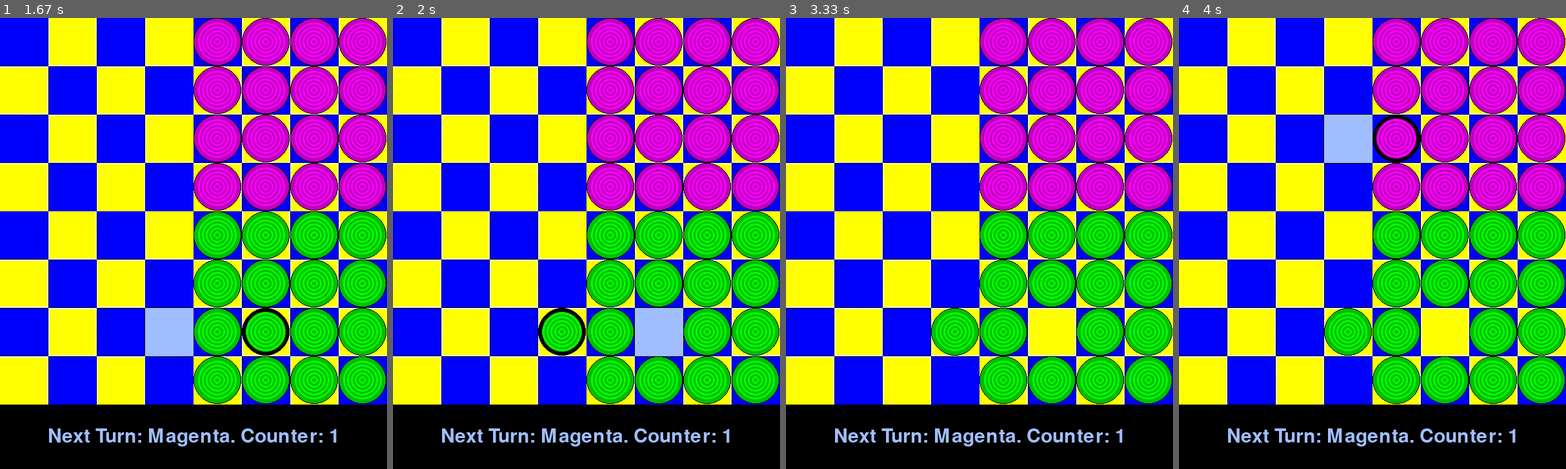
Above: before the commit, frames 1-4 (left to right).
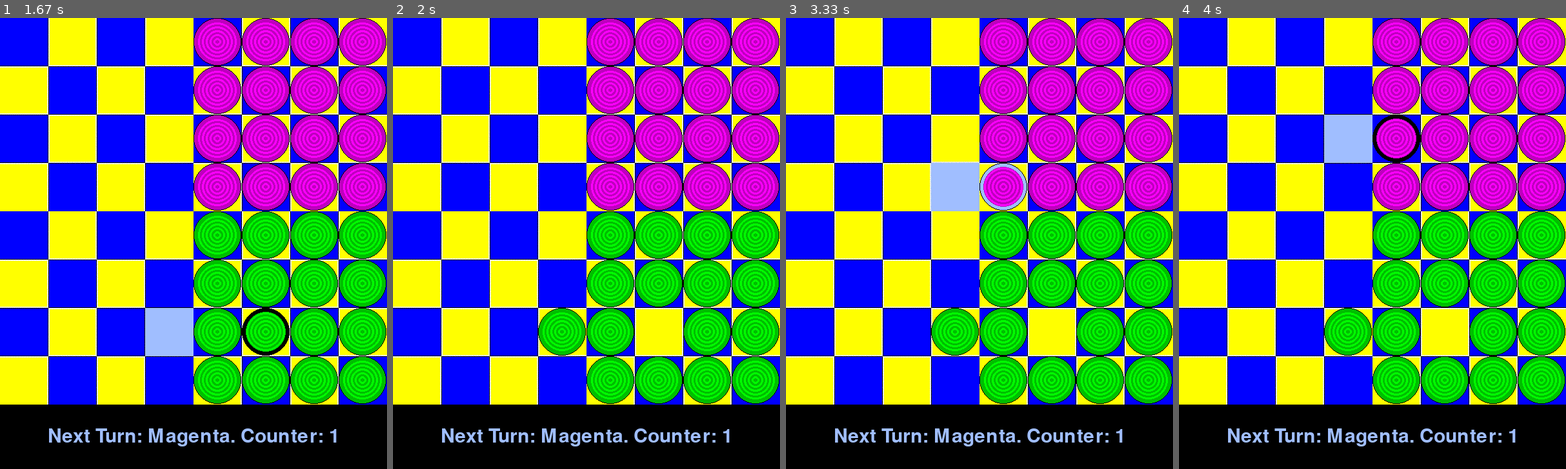
Above: after the commit, the same moments.

Repository: Patlatus/Pygame-Overcrowded-Trolleybus
Game: pygame game, started from main.py
Two runs of this game, one before a commit and one after it. Both use one fixed random seed, a clock stepped at 60 frames per second and the inputs below.
Inputs (mouse positions are in pixels of both pictures, inside the frame that each line leads up to):
- Up to frame 1 (1.67 s): click (193, 243) at 0.38 s; tap Esc at 0.67 s; click (131, 220) at 1.05 s; click (286, 347) at 1.38 s
- Up to frame 2 (2 s): click (582, 329) at 1.72 s
- Up to frame 3 (3.33 s): click (1010, 207) at 3.12 s
- Up to frame 4 (4 s): click (1504, 207) at 3.45 s; click (1411, 126) at 3.78 s

Frame 1 is identical in both runs. In frame 2, 1.6% of the frame differs, in the area x 37-75%, y 64-75%; in frame 3, 1.6%; in frame 4, nothing differs.

Commit message:
Make board methods static; add travelled check to avoid backward moves; clean board file implementation; end turn when there are no other hops except backwards; remove commented method from ai

Diff:
--- a/ai.py
+++ b/ai.py
@@ -101,26 +101,6 @@
             if b.on_board(hop) and b.location(hop).occupant is None and b.location(step).occupant is not None:
                 result.append(dir)
         return result
-
-    """def build_rec(self, pos, travelled, helpers, opponent_helpers):
-        best_score = None
-        best_result = []
-        hops = self.hops(pos)
-        if len(hops) == 0:
-            return []
-        for hop in hops:
-            x, y = rel2(pos, hop)
-            if not travelled[x][y]:
-                travelled[x][y] = True
-                current_result = [hop]
-                current_result += self.build_rec((x, y), travelled, helpers, opponent_helpers)
-                travelled[x][y] = False
-                score = self.evaluate(pos, current_result, helpers, opponent_helpers)
-                if best_score is None:
-                    best_score = score
-                    best_result = current_result
-
-        return best_result"""
 
     def at_home(self, pos):
         x, y = pos
--- a/board.py
+++ b/board.py
@@ -17,87 +17,97 @@
 SOUTH = (0, 1)
 WEST = (-1, 0)
 
+
+def rel(dir, pixel):
+    """
+    Returns the coordinates one square in a different direction to (x,y).
+
+    ===DOCTESTS===
+
+    >>> board = Board()
+
+    >>> rel(NORTH, (1,2))
+    (1,1)
+
+    >>> rel(SOUTH, (3,4))
+    (3,5)
+
+    >>> rel(EAST, (3,6))
+    (3,5)
+
+    >>> rel(WEST, (2,5))
+    (1,5)
+    """
+    x, y = pixel
+    dx, dy = dir
+    return x + dx, y + dy
+
+
+def new_board():
+    """
+    Create a new board matrix.
+    """
+
+    # initialize squares and place them in matrix
+
+    matrix = [[None] * 8 for i in range(8)]
+
+    for x in range(8):
+        for y in range(8):
+            if (x % 2 != 0) and (y % 2 == 0):
+                matrix[y][x] = Square(WHITE)
+            elif (x % 2 != 0) and (y % 2 != 0):
+                matrix[y][x] = Square(BLACK)
+            elif (x % 2 == 0) and (y % 2 != 0):
+                matrix[y][x] = Square(WHITE)
+            elif (x % 2 == 0) and (y % 2 == 0):
+                matrix[y][x] = Square(BLACK)
+
+    # initialize the pieces and put them in the appropriate squares
+
+    for x in range(4, 8):
+        for y in range(4):
+            matrix[x][y].occupant = Piece(MAGENTA)
+        for y in range(4, 8):
+            matrix[x][y].occupant = Piece(GREEN)
+
+    return matrix
+
+
+def board_string(board):
+    """
+    Takes a board and returns a matrix of the board space colors. Used for testing new_board()
+    """
+
+    board_string = [[None] * 8] * 8
+
+    for x in range(8):
+        for y in range(8):
+            if board[x][y].color == WHITE:
+                board_string[x][y] = "WHITE"
+            else:
+                board_string[x][y] = "BLACK"
+
+    return board_string
+
+
+def adjacent(pixel):
+    """
+    Returns a list of squares locations that are adjacent (on a diagonal) to (x,y).
+    """
+    x, y = pixel
+
+    return [rel(NORTH, (x, y)), rel(EAST, (x, y)), rel(WEST, (x, y)), rel(SOUTH, (x, y))]
+
+
 class Board:
     def __init__(self):
-        self.matrix = self.new_board()
-
-    def new_board(self):
-        """
-        Create a new board matrix.
-        """
-
-        # initialize squares and place them in matrix
-
-        matrix = [[None] * 8 for i in range(8)]
-
-        for x in range(8):
-            for y in range(8):
-                if (x % 2 != 0) and (y % 2 == 0):
-                    matrix[y][x] = Square(WHITE)
-                elif (x % 2 != 0) and (y % 2 != 0):
-                    matrix[y][x] = Square(BLACK)
-                elif (x % 2 == 0) and (y % 2 != 0):
-                    matrix[y][x] = Square(WHITE)
-                elif (x % 2 == 0) and (y % 2 == 0):
-                    matrix[y][x] = Square(BLACK)
-
-        # initialize the pieces and put them in the appropriate squares
-
-        for x in range(4, 8):
-            for y in range(4):
-                matrix[x][y].occupant = Piece(MAGENTA)
-            for y in range(4, 8):
-                matrix[x][y].occupant = Piece(GREEN)
-
-        return matrix
-
-    def board_string(self, board):
-        """
-        Takes a board and returns a matrix of the board space colors. Used for testing new_board()
-        """
-
-        board_string = [[None] * 8] * 8
-
-        for x in range(8):
-            for y in range(8):
-                if board[x][y].color == WHITE:
-                    board_string[x][y] = "WHITE"
-                else:
-                    board_string[x][y] = "BLACK"
-
-        return board_string
-
-    def rel(self, dir, pixel):
-        """
-        Returns the coordinates one square in a different direction to (x,y).
-
-        ===DOCTESTS===
-
-        >>> board = Board()
-
-        >>> rel(NORTH, (1,2))
-        (1,1)
-
-        >>> rel(SOUTH, (3,4))
-        (3,5)
-
-        >>> rel(EAST, (3,6))
-        (3,5)
-
-        >>> rel(WEST, (2,5))
-        (1,5)
-        """
-        x, y = pixel
-        dx, dy = dir
-        return (x + dx, y + dy)
-
-    def adjacent(self, pixel):
-        """
-        Returns a list of squares locations that are adjacent (on a diagonal) to (x,y).
-        """
-        x, y = pixel
-
-        return [self.rel(NORTH, (x, y)), self.rel(EAST, (x, y)), self.rel(WEST, (x, y)), self.rel(SOUTH, (x, y))]
+        self.matrix = new_board()
+        self.travelled = self.reset_travel()
+
+    def reset_travel(self):
+        self.travelled = [[False] * 8 for i in range(8)]
+        return self.travelled
 
     def location(self, pixel):
         """
@@ -114,8 +124,8 @@
         If that location is empty, then blind_legal_moves() return an empty list.
         """
 
-        x,y = pixel
-        return self.adjacent(pixel) if self.matrix[x][y].occupant != None else []
+        x, y = pixel
+        return adjacent(pixel) if self.matrix[x][y].occupant is not None else []
 
     def legal_moves(self, pixel, hop=False):
         """
@@ -127,25 +137,29 @@
         blind_legal_moves = self.blind_legal_moves((x, y))
         legal_moves = []
 
-        if hop == False:
+        if not hop:
+            self.reset_travel()
             for move in blind_legal_moves:
-                if hop == False:
+                if not hop:
                     if self.on_board(move):
-                        if self.location(move).occupant == None:
+                        if self.location(move).occupant is None:
                             legal_moves.append(move)
 
                         else:
                             mx, my = move
                             jump = (mx + mx - x, my + my - y)
-                            if self.on_board(jump) and self.location(jump).occupant == None: # is this location empty?
+                            if self.on_board(jump) and self.location(jump).occupant is None: # is this location empty?
                                 legal_moves.append(jump)
 
         else:  # hop == True
             for move in blind_legal_moves:
-                if self.on_board(move) and self.location(move).occupant != None:
+                if self.on_board(move) and self.location(move).occupant is not None:
                     mx, my = move
-                    jump = (mx + mx - x, my + my - y)
-                    if self.on_board(jump) and self.location(jump).occupant == None: # is this location empty?
+                    jx = mx + mx - x
+                    jy = my + my - y
+                    jump = (jx, jy)
+                    # is this location empty and not travelled yet?
+                    if self.on_board(jump) and self.location(jump).occupant is None and not self.travelled[jx][jy]:
                         legal_moves.append(jump)
 
         return legal_moves
@@ -164,6 +178,8 @@
         sx, sy = start
         fx, fy = finish
 
+        self.travelled[sx][sy] = True
+
         self.matrix[fx][fy].occupant = self.matrix[sx][sy].occupant
         self.remove_piece((sx, sy))
 
--- a/main.py
+++ b/main.py
@@ -173,9 +173,11 @@
 				elif self.selected_piece is not None and cell in self.board.legal_moves(self.selected_piece):
 					self.board.move_piece(self.selected_piece, cell)
 
-					if cell not in self.board.adjacent(self.selected_piece):
+					if cell not in adjacent(self.selected_piece):
 						self.hop = True
 						self.selected_piece = cell
+						if len(self.board.legal_moves(cell, self.hop)) == 0:
+							self.end_turn()
 					else:
 						self.end_turn()
 
@@ -183,6 +185,8 @@
 				if self.selected_piece is not None and cell in self.board.legal_moves(self.selected_piece, self.hop):
 					self.board.move_piece(self.selected_piece, cell)
 					self.selected_piece = cell
+					if len(self.board.legal_moves(cell, self.hop)) == 0:
+						self.end_turn()
 				else:
 					self.end_turn()
 
@@ -217,29 +221,8 @@
 				if self.show_menu:
 					self.process_menu(mouse_pos)
 				elif not self.end and self.is_human_turn():
-					cell = self.graphics.board_coords(mouse_pos)  # what square is the mouse in?
-					if self.board.on_board(cell):
-						if not self.hop:
-							if self.board.location(cell).occupant != None and self.board.location(cell).occupant.color == self.turn:
-								self.selected_piece = cell
-
-							elif self.selected_piece != None and cell in self.board.legal_moves(self.selected_piece):
-
-								self.board.move_piece(self.selected_piece, cell)
-
-								if cell not in self.board.adjacent(self.selected_piece):
-									self.hop = True
-									self.selected_piece = cell
-
-								else:
-									self.end_turn()
-
-						elif self.hop == True:
-							if self.selected_piece != None and cell in self.board.legal_moves(self.selected_piece, self.hop):
-								self.board.move_piece(self.selected_piece, cell)
-								self.selected_piece = cell
-							else:
-								self.end_turn()
+					self.process_human_turn(mouse_pos)
+
 			if self.show_menu:
 				if self.show_main_menu:
 					self.display_main_menu()
@@ -314,7 +297,7 @@
 		self.turn = GREEN
 		self.selected_legal_moves = []
 		self.selected_piece = None
-		self.board.matrix = self.board.new_board()
+		self.board.matrix = new_board()
 		self.graphics.draw_message("Next Turn: Magenta. Counter: " + str(self.magenta))
 		self.graphics.update_display(self.board, self.selected_legal_moves, self.selected_piece)
 
